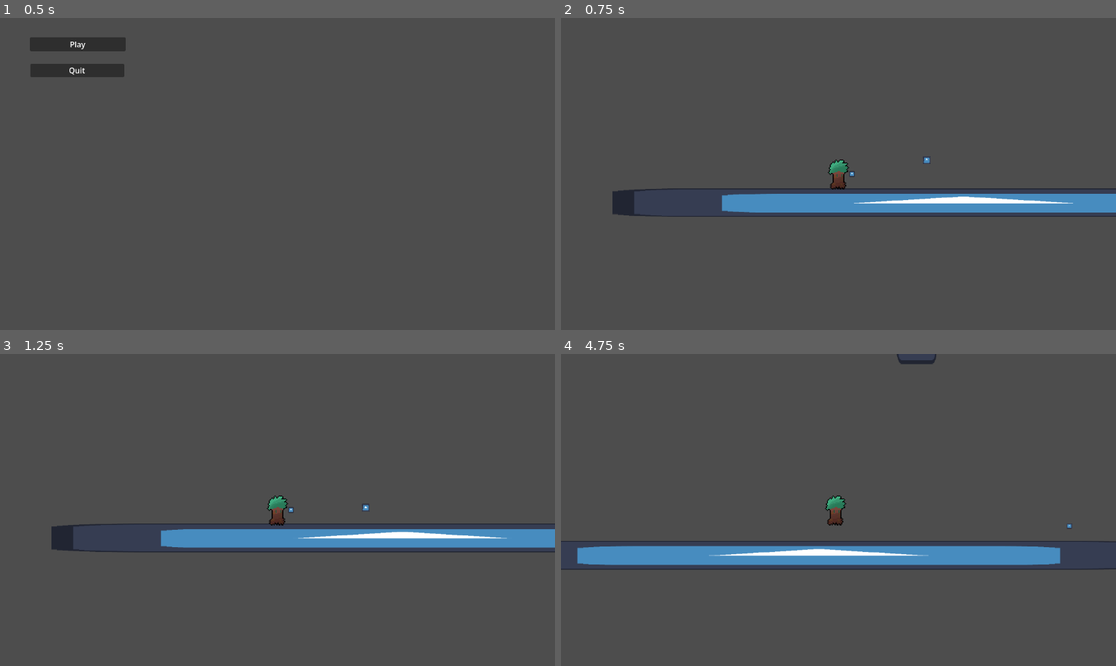
Above: before the commit, frames 1-4 (two rows, left to right).
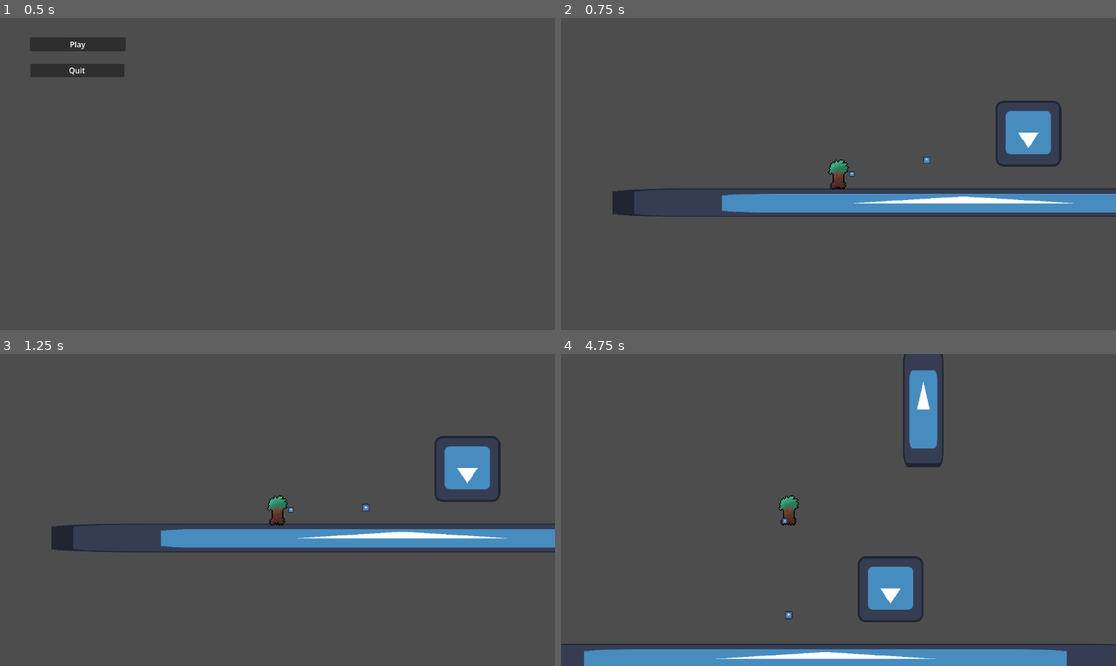
Above: after the commit, the same moments.

Repository: Crapulence1/hammer-time
Game: Godot game, scene res://Scenes/menu.tscn
Two runs of this game, one before a commit and one after it. Both use one fixed random seed, a clock stepped at 60 frames per second and the inputs below. The engine's default icon, where the game draws it, is replaced by a stand-in: a white triangle on a blue panel in a dark square.
Inputs (mouse positions are in pixels of both pictures, inside the frame that each line leads up to):
- Up to frame 1 (0.5 s): no input
- Up to frame 2 (0.75 s): click "Play" at 0.5 s
- Up to frame 3 (1.25 s): no input
- Up to frame 4 (4.75 s): move the mouse to (960, 494) at 1.27 s; hold D (Right) 1.28-2 s; tap Q (Hammer Launch) at 1.35 s; tap Space (Jump) at 1.52, 4.52 s; click (960, 494) at 1.55 s; drag from (727, 525) to (905, 510) at 2.02 s; move the mouse to (894, 441) at 2.77 s; hold D (Right) 2.78-3.5 s; tap Shift (Hammer Bounce) at 2.85 s; click (894, 441) at 3.05 s; drag from (810, 572) to (910, 510) at 3.52 s; move the mouse to (1005, 556) at 4.27 s; hold A (Left) from 4.28 s (still down); hold E (Interact) from 4.28 s (still down); click (1005, 556) at 4.55 s

Frame 1 is identical in both runs. In frame 2, 1.5% of the frame differs, in the area x 78-91%, y 26-48%; in frame 3, 1.5%; in frame 4, 15%, in the area x 0-100%, y 0-100%.

Commit message:
Wall Bounce intro

Diff:
--- a/Scenes/hammer.tscn
+++ b/Scenes/hammer.tscn
@@ -3,20 +3,116 @@
 [ext_resource type="Script" uid="uid://dbigvatmibwxi" path="res://Scripts/hammer.gd" id="1_kxv3n"]
 [ext_resource type="Texture2D" uid="uid://dnn15wm15mqjv" path="res://icon.svg" id="2_010gp"]
 [ext_resource type="Script" uid="uid://cyipvbih2lc50" path="res://Scripts/Components/ThrowComponent.gd" id="2_l8gpf"]
+[ext_resource type="Script" uid="uid://h6r8iouiai1p" path="res://Scripts/Components/LaunchComponent.gd" id="4_nvmri"]
+[ext_resource type="Script" uid="uid://septijxcp532" path="res://Scripts/Components/SwingComponent.gd" id="5_ry3hk"]
+
+[sub_resource type="Animation" id="Animation_nvmri"]
+length = 0.001
+tracks/0/type = "value"
+tracks/0/imported = false
+tracks/0/enabled = true
+tracks/0/path = NodePath("../swing_hitbox:monitoring")
+tracks/0/interp = 1
+tracks/0/loop_wrap = true
+tracks/0/keys = {
+"times": PackedFloat32Array(0),
+"transitions": PackedFloat32Array(1),
+"update": 1,
+"values": [false]
+}
+tracks/1/type = "value"
+tracks/1/imported = false
+tracks/1/enabled = true
+tracks/1/path = NodePath("../swing_hitbox:monitorable")
+tracks/1/interp = 1
+tracks/1/loop_wrap = true
+tracks/1/keys = {
+"times": PackedFloat32Array(0),
+"transitions": PackedFloat32Array(1),
+"update": 1,
+"values": [false]
+}
+tracks/2/type = "value"
+tracks/2/imported = false
+tracks/2/enabled = true
+tracks/2/path = NodePath("../swing_hitbox:visible")
+tracks/2/interp = 1
+tracks/2/loop_wrap = true
+tracks/2/keys = {
+"times": PackedFloat32Array(0),
+"transitions": PackedFloat32Array(1),
+"update": 1,
+"values": [false]
+}
+
+[sub_resource type="Animation" id="Animation_ry3hk"]
+resource_name = "Swing"
+step = 0.2
+tracks/0/type = "value"
+tracks/0/imported = false
+tracks/0/enabled = true
+tracks/0/path = NodePath("../swing_hitbox:monitoring")
+tracks/0/interp = 1
+tracks/0/loop_wrap = true
+tracks/0/keys = {
+"times": PackedFloat32Array(0, 0.6),
+"transitions": PackedFloat32Array(1, 1),
+"update": 1,
+"values": [true, false]
+}
+tracks/1/type = "value"
+tracks/1/imported = false
+tracks/1/enabled = true
+tracks/1/path = NodePath("../swing_hitbox:monitorable")
+tracks/1/interp = 1
+tracks/1/loop_wrap = true
+tracks/1/keys = {
+"times": PackedFloat32Array(0, 0.6),
+"transitions": PackedFloat32Array(1, 1),
+"update": 1,
+"values": [true, false]
+}
+tracks/2/type = "value"
+tracks/2/imported = false
+tracks/2/enabled = true
+tracks/2/path = NodePath("../swing_hitbox:visible")
+tracks/2/interp = 1
+tracks/2/loop_wrap = true
+tracks/2/keys = {
+"times": PackedFloat32Array(0, 0.6),
+"transitions": PackedFloat32Array(1, 1),
+"update": 1,
+"values": [true, false]
+}
+
+[sub_resource type="AnimationLibrary" id="AnimationLibrary_3vd2r"]
+_data = {
+&"RESET": SubResource("Animation_nvmri"),
+&"Swing": SubResource("Animation_ry3hk")
+}
 
 [sub_resource type="RectangleShape2D" id="RectangleShape2D_kxv3n"]
 
 [sub_resource type="RectangleShape2D" id="RectangleShape2D_l8gpf"]
 
-[node name="hammer" type="CharacterBody2D" unique_id=914817786 node_paths=PackedStringArray("throw_component")]
+[sub_resource type="RectangleShape2D" id="RectangleShape2D_edooq"]
+size = Vector2(97, 201)
+
+[node name="hammer" type="CharacterBody2D" unique_id=914817786 node_paths=PackedStringArray("throw_component", "launch_component", "swing_component", "anim")]
 collision_layer = 4
 script = ExtResource("1_kxv3n")
 throw_component = NodePath("ThrowComponent")
+launch_component = NodePath("LaunchComponent")
+swing_component = NodePath("SwingComponent")
+anim = NodePath("Sprite2D/AnimationPlayer")
 
 [node name="Sprite2D" type="Sprite2D" parent="." unique_id=2063312394]
 position = Vector2(-1.1920929e-07, -5.9604645e-07)
 scale = Vector2(0.15625, 0.15625)
 texture = ExtResource("2_010gp")
+
+[node name="AnimationPlayer" type="AnimationPlayer" parent="Sprite2D" unique_id=713516216]
+libraries/ = SubResource("AnimationLibrary_3vd2r")
 
 [node name="CollisionShape2D" type="CollisionShape2D" parent="." unique_id=1752532256]
 shape = SubResource("RectangleShape2D_kxv3n")
@@ -24,11 +120,34 @@
 [node name="ThrowComponent" type="Node" parent="." unique_id=1753084213 node_paths=PackedStringArray("projectile")]
 script = ExtResource("2_l8gpf")
 projectile = NodePath("..")
-THROW_SPEED = 500
+THROW_SPEED = 1200
 THROW_DISTANCE = 800
 metadata/_custom_type_script = "uid://cyipvbih2lc50"
+
+[node name="LaunchComponent" type="Node" parent="." unique_id=508074634 node_paths=PackedStringArray("projectile")]
+script = ExtResource("4_nvmri")
+projectile = NodePath("..")
+LAUNCH_VECTOR = Vector2(1, -1)
+LAUNCH_SPEED = 600
+LAUNCH_DISTANCE = 700
+PULL_SPEED = 1200
+metadata/_custom_type_script = "uid://h6r8iouiai1p"
+
+[node name="SwingComponent" type="Node" parent="." unique_id=1598768060 node_paths=PackedStringArray("anim")]
+script = ExtResource("5_ry3hk")
+anim = NodePath("../Sprite2D/AnimationPlayer")
+metadata/_custom_type_script = "uid://septijxcp532"
 
 [node name="collision_box" type="Area2D" parent="." unique_id=604316894]
 
 [node name="CollisionShape2D" type="CollisionShape2D" parent="collision_box" unique_id=180251534]
 shape = SubResource("RectangleShape2D_l8gpf")
+
+[node name="swing_hitbox" type="Area2D" parent="." unique_id=822626926]
+visible = false
+monitoring = false
+monitorable = false
+
+[node name="CollisionShape2D" type="CollisionShape2D" parent="swing_hitbox" unique_id=1218421657]
+position = Vector2(56.5, 0.5)
+shape = SubResource("RectangleShape2D_edooq")
--- a/Scenes/player.tscn
+++ b/Scenes/player.tscn
@@ -25,10 +25,12 @@
 texture = ExtResource("6_x3wgy")
 hframes = 3
 
-[node name="hammer" parent="." unique_id=914817786 node_paths=PackedStringArray("input_component", "hammer_return_spot") instance=ExtResource("2_x3wgy")]
+[node name="hammer" parent="." unique_id=914817786 node_paths=PackedStringArray("input_component", "movement_component", "hammer_return_spot", "body") instance=ExtResource("2_x3wgy")]
 position = Vector2(50, 0)
 input_component = NodePath("../InputComponent")
+movement_component = NodePath("../MovementComponent")
 hammer_return_spot = NodePath("../hammer_return_spot")
+body = NodePath("..")
 
 [node name="CollisionShape2D" type="CollisionShape2D" parent="." unique_id=927895047]
 position = Vector2(0, 1.5)
@@ -44,8 +46,8 @@
 
 [node name="MovementComponent" type="Node" parent="." unique_id=1389720200 node_paths=PackedStringArray("body")]
 script = ExtResource("1_cvnsp")
-SPEED = 500
-AIR_SPEED = 500
+SPEED = 900
+AIR_SPEED = 200
 JUMP_FORCE = 500
 GRAVITY = 2
 body = NodePath("..")
--- a/Scenes/test_area.tscn
+++ b/Scenes/test_area.tscn
@@ -3,11 +3,13 @@
 [ext_resource type="Texture2D" uid="uid://dnn15wm15mqjv" path="res://icon.svg" id="1_kpu7f"]
 [ext_resource type="PackedScene" uid="uid://dgsr66k654gt" path="res://Scenes/player.tscn" id="2_3n873"]
 [ext_resource type="PackedScene" uid="uid://fh3xcm0atwrk" path="res://Scenes/upgrade_orb.tscn" id="3_3n873"]
+[ext_resource type="PackedScene" uid="uid://darvurm5j01f0" path="res://Scenes/wall_bounce.tscn" id="4_15qo1"]
 
 [sub_resource type="RectangleShape2D" id="RectangleShape2D_15qo1"]
 size = Vector2(124.254425, 111.16681)
 
 [node name="testArea" type="Node2D" unique_id=1830321723]
+position = Vector2(207, -25)
 
 [node name="platform" type="StaticBody2D" parent="." unique_id=172327272]
 position = Vector2(1305, 854)
@@ -40,3 +42,7 @@
 
 [node name="upgrade_orb" parent="." unique_id=508046751 instance=ExtResource("3_3n873")]
 position = Vector2(1169, 726)
+
+[node name="wall_bounce" parent="." unique_id=1227097195 instance=ExtResource("4_15qo1")]
+position = Vector2(1546, 598)
+BOUNCE_VECTOR = Vector2(-0.5, -2)
--- /dev/null
+++ b/Scenes/wall_bounce.tscn
@@ -0,0 +1,30 @@
+[gd_scene format=3 uid="uid://darvurm5j01f0"]
+
+[ext_resource type="Script" uid="uid://66xo7dj2iqxm" path="res://Scripts/wall_bounce.gd" id="1_ssa0c"]
+[ext_resource type="Texture2D" uid="uid://dnn15wm15mqjv" path="res://icon.svg" id="2_wwi1p"]
+
+[sub_resource type="RectangleShape2D" id="RectangleShape2D_loxio"]
+size = Vector2(247, 247)
+
+[sub_resource type="RectangleShape2D" id="RectangleShape2D_ugb7d"]
+size = Vector2(81, 240)
+
+[node name="wall_bounce" type="StaticBody2D" unique_id=1227097195]
+script = ExtResource("1_ssa0c")
+BOUNCE_SPEED = 500
+
+[node name="Sprite2D" type="Sprite2D" parent="." unique_id=2104123530]
+rotation = 3.1415927
+scale = Vector2(1.90625, 1.90625)
+texture = ExtResource("2_wwi1p")
+
+[node name="CollisionShape2D" type="CollisionShape2D" parent="." unique_id=1530561589]
+shape = SubResource("RectangleShape2D_loxio")
+
+[node name="hitbox" type="Area2D" parent="." unique_id=61606807]
+
+[node name="CollisionShape2D" type="CollisionShape2D" parent="hitbox" unique_id=418356967]
+position = Vector2(-123, -2)
+shape = SubResource("RectangleShape2D_ugb7d")
+
+[connection signal="area_entered" from="hitbox" to="." method="_on_hitbox_area_entered"]
--- a/Scripts/Components/InputComponent.gd
+++ b/Scripts/Components/InputComponent.gd
@@ -16,7 +16,7 @@
 	is_swing_pressed = Input.is_action_pressed("Interact")
 	if Input.is_action_just_pressed("Hammer Bounce") and UpgradeManager.has_upgrade("Hammer Bounce"):
 		is_hammer_bounce_pressed = true
-	if Input.is_action_just_pressed("Hammer Launch") and UpgradeManager.has_upgrade("Hammer Launch"):
+	if Input.is_action_just_pressed("Hammer Launch"):
 		is_launch_pressed = true
 	if Input.is_action_just_pressed("Throw"):
 		is_throw_pressed = true
--- a/Scripts/Components/LaunchComponent.gd
+++ b/Scripts/Components/LaunchComponent.gd
@@ -1,11 +1,43 @@
 extends Node
 class_name LaunchComponent
 
-# Called when the node enters the scene tree for the first time.
-func _ready() -> void:
-	pass # Replace with function body.
+@export var projectile : CharacterBody2D #Projectile
+@export var LAUNCH_VECTOR : Vector2
+@export var LAUNCH_SPEED : int
+@export var LAUNCH_DISTANCE : int
+@export var PULL_SPEED : int
+
+var body : CharacterBody2D #Thrower
+var pulling : bool = false
+var launched : bool = false
+var return_spot : Node2D
+var movement_component : MovementComponent
+
+func _process(delta: float) -> void:
+	if launched:
+		if Global.calculate_distance(return_spot.global_position, projectile) >= LAUNCH_DISTANCE:
+			stop_launch()
 
 
-# Called every frame. 'delta' is the elapsed time since the previous frame.
-func _process(delta: float) -> void:
-	pass
+func launch() -> void:
+	Global.enable_top_level(projectile)
+	movement_component.DISABLE_PHYSICS = true #Stops body's movement
+	body.velocity = Vector2.ZERO
+	projectile.velocity = LAUNCH_SPEED * LAUNCH_VECTOR
+	launched = true
+
+
+func stop_launch() -> void:
+	projectile.velocity = Vector2.ZERO
+	pull()
+
+func pull() -> void:
+	launched = false
+	pulling = true
+	body.velocity = PULL_SPEED * LAUNCH_VECTOR
+
+func stop_pull() -> void:
+	pulling = false
+	movement_component.DISABLE_PHYSICS = false  #Re-enables body's movement
+	if projectile is Hammer:
+		projectile.return_to_player()
--- /dev/null
+++ b/Scripts/Components/SwingComponent.gd
@@ -0,0 +1,7 @@
+extends Node
+class_name SwingComponent
+
+@export var anim : AnimationPlayer
+
+func swing() -> void:
+	anim.play("Swing")
--- a/Scripts/Components/ThrowComponent.gd
+++ b/Scripts/Components/ThrowComponent.gd
@@ -8,8 +8,24 @@
 @export var THROW_DISTANCE : int
 
 var return_spot : Node2D
+var thrown : bool = false
+var returning : bool = false
+
+func _process(delta: float) -> void:
+	if thrown:
+		if Global.calculate_distance(return_spot.global_position, projectile) >= THROW_DISTANCE:
+			returning = true
+
+	if returning:
+		return_projectile(delta)
+
+	if return_spot:
+		if return_spot.global_position == projectile.global_position:
+			returning = false
+			thrown = false
 
 func throw(throw_dir : int) -> void:
+	thrown = true
 	Global.enable_top_level(projectile)
 	projectile.velocity.x = THROW_SPEED * throw_dir
 	emit_signal("projectile_thrown")
--- a/Scripts/Globals/Global.gd
+++ b/Scripts/Globals/Global.gd
@@ -3,14 +3,14 @@
 
 # Called every frame. 'delta' is the elapsed time since the previous frame.
 func _process(delta: float) -> void:
-	if Input.is_action_pressed("Escape"):
-		get_tree().quit()
+    if Input.is_action_pressed("Escape"):
+        get_tree().quit()
 
 func enable_top_level(body : Node2D) -> void:
-	var initial_pos : Vector2
-	initial_pos = body.global_position#saves current position
-	body.top_level = true #makes position go whack | Makes node independent of parent node position wise
-	body.global_position = initial_pos #puts it back in its position
+    var initial_pos : Vector2
+    initial_pos = body.global_position#saves current position
+    body.top_level = true #makes position go whack | Makes node independent of parent node position wise
+    body.global_position = initial_pos #puts it back in its position
 
 func calculate_distance(initial_pos : Vector2, body : Node2D) -> float:
-	return (body.global_position - initial_pos).length()
+    return (body.global_position - initial_pos).length()
--- a/Scripts/hammer.gd
+++ b/Scripts/hammer.gd
@@ -2,35 +2,55 @@
 class_name Hammer
 
 @export var throw_component : ThrowComponent
+@export var launch_component : LaunchComponent
 @export var input_component : InputComponent
+@export var movement_component : MovementComponent
+@export var swing_component : SwingComponent
 @export var hammer_return_spot : Node2D
+@export var body : CharacterBody2D
+@export var anim : AnimationPlayer
+
+signal bounced
 
 var throw_dir : int
-var returning : bool = false
+
+func _ready() -> void:
+	launch_component.body = body
+	connect("bounced", bounce)
+
 func _physics_process(delta: float) -> void:
 
-	if returning:
-		throw_component.return_projectile(delta)
-		return
-
+	#Setting component variables
+	launch_component.return_spot = hammer_return_spot
+	launch_component.movement_component = movement_component
 	throw_component.return_spot = hammer_return_spot
 
-	if Global.calculate_distance(hammer_return_spot.global_position, self) >= throw_component.THROW_DISTANCE:
-		returning = true
-
 	#Throw
-	if input_component.is_throw_pressed:
+	if input_component.is_throw_pressed and not throw_component.thrown:
 		input_component.is_throw_pressed = false
 		throw_component.throw(throw_dir)
+
+	#Launch
+	if input_component.is_launch_pressed and not launch_component.launched:
+		input_component.is_launch_pressed = false
+		launch_component.launch()
+
+	#Swing
+	if input_component.is_swing_pressed and not anim.is_playing():
+		swing_component.swing()
 
 	move_and_slide()
 
 
 func _on_hammer_return_area_area_entered(area: Area2D) -> void:
+	if launch_component.pulling:
+		launch_component.stop_pull()
 	return_to_player()
 
 func return_to_player() -> void:
 	velocity = Vector2.ZERO
 	top_level = false
 	global_position = hammer_return_spot.global_position
-	returning = false
+
+func bounce(BOUNCE_VECTOR : Vector2, BOUNCE_SPEED : int) -> void:
+	body.velocity = BOUNCE_VECTOR * BOUNCE_SPEED
--- /dev/null
+++ b/Scripts/wall_bounce.gd
@@ -0,0 +1,8 @@
+extends StaticBody2D
+
+@export var BOUNCE_VECTOR : Vector2
+@export var BOUNCE_SPEED : int
+
+func _on_hitbox_area_entered(area: Area2D) -> void:
+	if area.name == "swing_hitbox":
+		area.get_parent().emit_signal("bounced", BOUNCE_VECTOR, BOUNCE_SPEED)
Not shown, added: Scripts/Components/SwingComponent.gd.uid
Not shown, added: Scripts/wall_bounce.gd.uid
